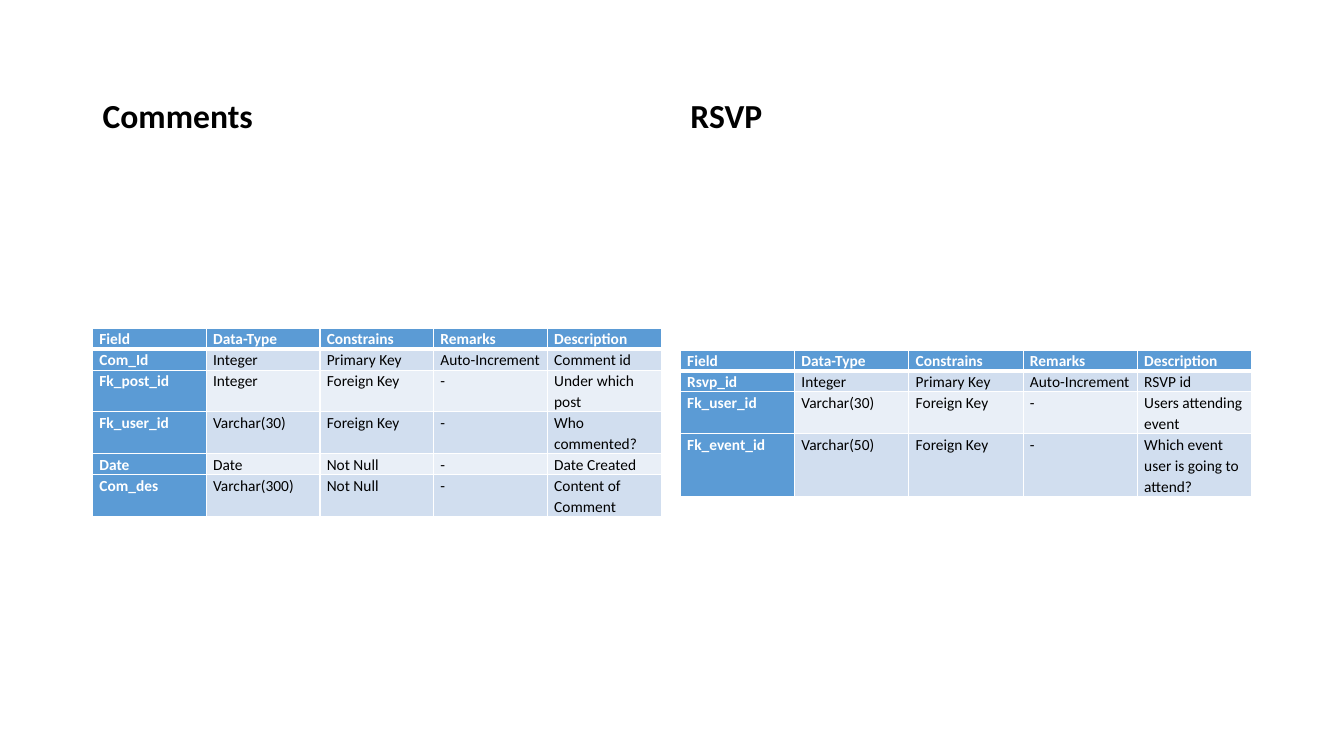
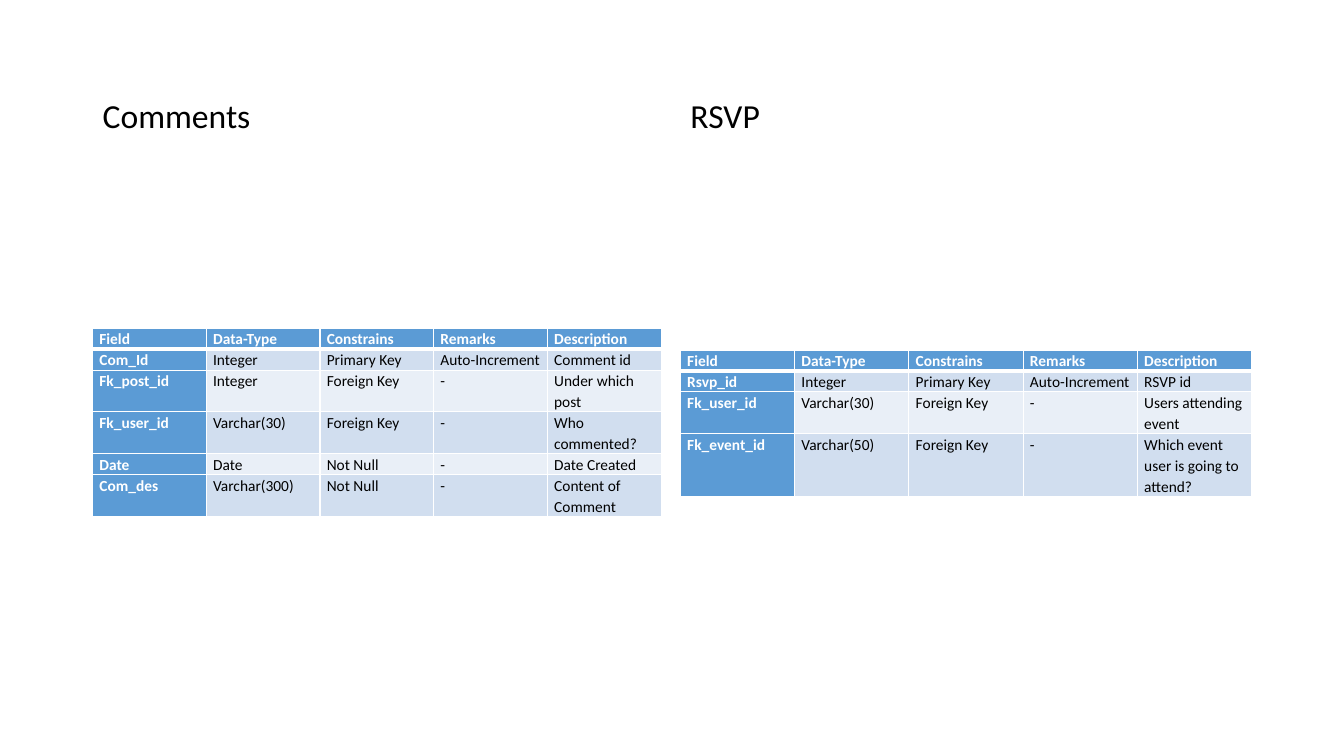
Before and after one commit to zeel91297/Project-Documents, a slide deck: slide 33 of Sem 5/Let’s Meet.pptx. Drawn at 1344x756 pixels with LibreOffice and Linux fonts; fonts in the diff are those of the drawing; background and template pictures are left out. Boxes give left, top, right and bottom in pixels: in the first picture for what was removed or moved away, otherwise in the second. Text is boxed around its words. In the diff, an @@ line names an element or a change of style, - is before the commit and + after.

```diff
--- a/Sem 5/Let’s Meet.pptx
+++ b/Sem 5/Let’s Meet.pptx
@@ text "Comments" at box(103, 106, 251, 129): bold off @@
@@ text "RSVP" at box(690, 106, 759, 129): bold off @@
```
Also in this commit, not shown: 13 other slides changed, 1 slide added, 19 other files.
